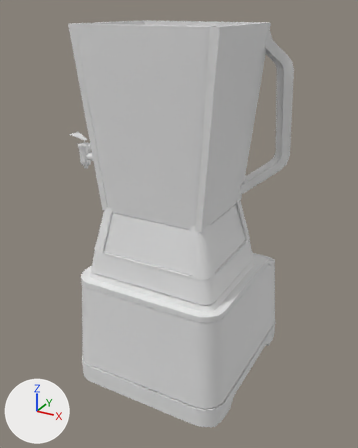
One commit to the FBX model Assets/Art/Meshes/SM_mixer_01.fbx: the scene before it, then after it.
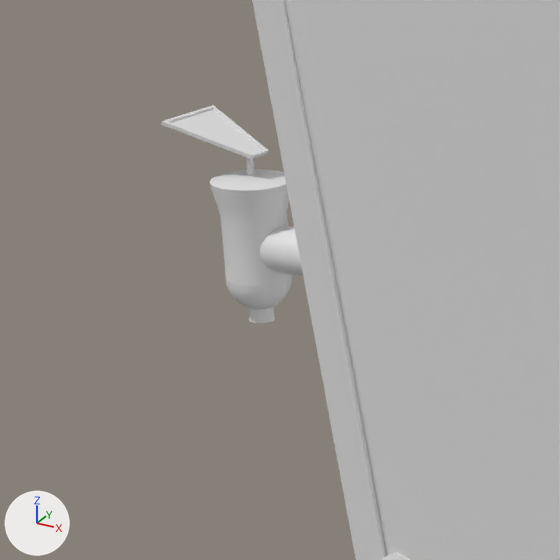
Each version is shown whole from a camera (50 mm lens) standing at (0.274, -0.509, 0.448) and looking at (-0.001, -0.009, 0.198), then close up on the part from 12% to 38% of the width and 25% to 47% of the height. The lights are fixed; the arrows at lower left show +X, +Y and +Z. Where no turn or scale is listed for an object, it has been applied to the vertices.
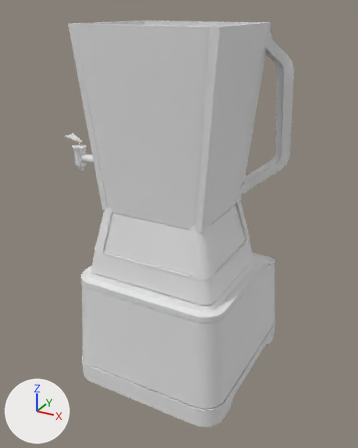
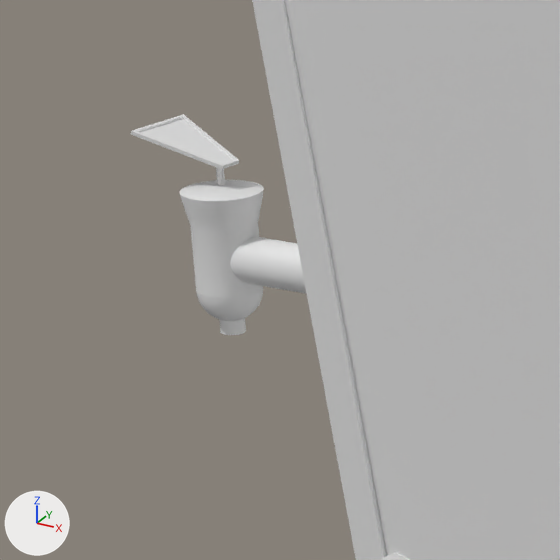
Where the newer file only moved an object's origin or applied its transform, the numbers keep the older frame.

Location of each change, (x1, y1, x2, y2) in pixels of the close-ups (560 x 560 px):
```json
{"object": "weirdstands", "change": "reshaped, moved", "before": [381, 552, 409, 560], "after": [130, 0, 560, 560]}
{"object": "Cylinder.001", "change": "deleted", "before": [210, 157, 292, 286]}
{"object": "Cube.001", "change": "deleted", "before": [161, 105, 269, 159]}
{"object": "Sphere.004", "change": "deleted", "before": [226, 276, 292, 323]}
{"object": "Cylinder.002", "change": "deleted", "before": [260, 226, 303, 276]}
{"part": 1, "of": "me_cube_047", "change": "added", "after": [130, 0, 560, 560]}
{"object": "fillingpart", "change": "unchanged, covered by the edit", "before": [292, 0, 560, 560]}
```

Edits to the scene script, one JSON object a line:
```json
{"block": "me_cube_047", "where": "# used by ob_weirdstands; location = (0.0059, -0.0338, 0.1848)"}
{"op": "remove", "block": "me_cube_047", "code": "me_cube_047.from_pydata(...)  # 144 vertices, 120 faces; spans x -0.077..0.077, y -0.065..0.065, z -0.001..0.054"}
{"op": "add", "block": "me_cube_047", "code": "me_cube_047.from_pydata(...)  # 1955 vertices, 1636 faces; spans x -0.151..0.109, y -0.113..0.113, z 0.0..0.431"}
{"block": "me_cube_047", "change": "me_cube_047 part 1: 1811 vertices added at x -0.151..0.109, y -0.113..0.113, z 0.0..0.431"}
{"op": "remove", "block": "ob_cylinder_002", "code": ["ob_cylinder_002 = bpy.data.objects.new('Cylinder.002', me_cylinder_007)", "ob_cylinder_002.location = (-0.0532, -0.0251, 0.2729)"]}
{"op": "remove", "block": "ob_cube_001", "code": ["ob_cube_001 = bpy.data.objects.new('Cube.001', me_cube_041)", "ob_cube_001.location = (-0.1272, -0.0251, 0.2936)"]}
{"op": "remove", "block": "ob_cylinder_001", "code": ["ob_cylinder_001 = bpy.data.objects.new('Cylinder.001', me_cylinder_008)", "ob_cylinder_001.location = (-0.1286, -0.0251, 0.2729)"]}
{"op": "set", "path": "ob_weirdstands.location", "old": "(0.0059, -0.0338, 0.1848)", "new": "(0.0059, -0.0075, 0.0006)"}
{"op": "remove", "block": "ob_sphere_004", "code": ["ob_sphere_004 = bpy.data.objects.new('Sphere.004', me_sphere_008)", "ob_sphere_004.location = (-0.1286, -0.0251, 0.2658)"]}
```
